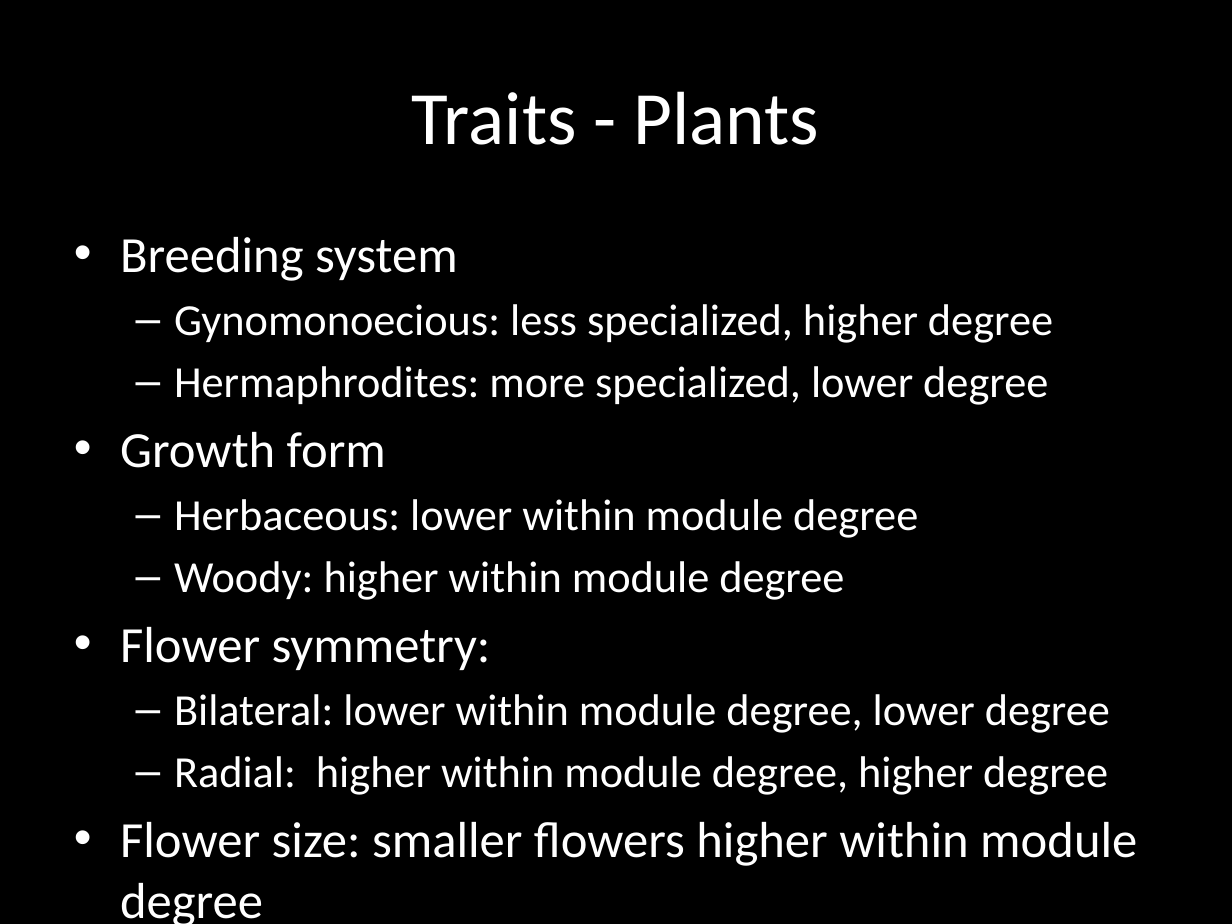
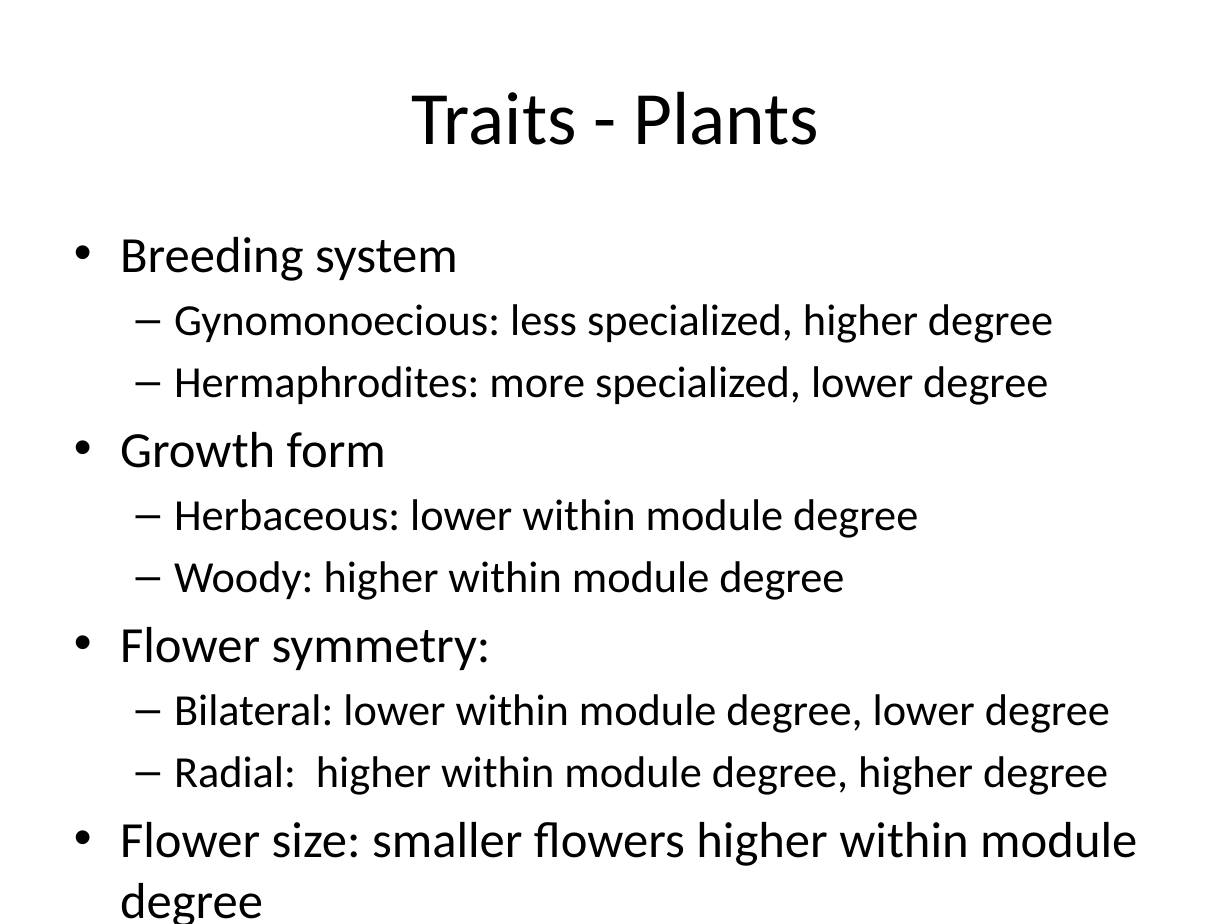
Before and after one commit to sckott/talks, a slide deck: slide 18 of canpolintalk/scott.pptx (slide 11 before the commit). Drawn at 1232x924 pixels with LibreOffice and Linux fonts; fonts in the diff are those of the drawing. Boxes give left, top, right and bottom in pixels: in the first picture for what was removed or moved away, otherwise in the second. Text is boxed around its words. In the diff, an @@ line names an element or a change of style, - is before the commit and + after.

```diff
--- a/canpolintalk/scott.pptx
+++ b/canpolintalk/scott.pptx
@@ background #000000 to #FFFFFF @@
@@ title "Traits - Plants" at <box>412,91,820,145</box>: text colour #FFFFFF to #000000 @@
@@ text "Breeding system" at <box>120,237,1137,866</box>: text colour #FFFFFF to #000000 @@
```
Also in this commit, not shown: 15 other slides changed, 14 slides added, 2 slides removed, 11 other files.
